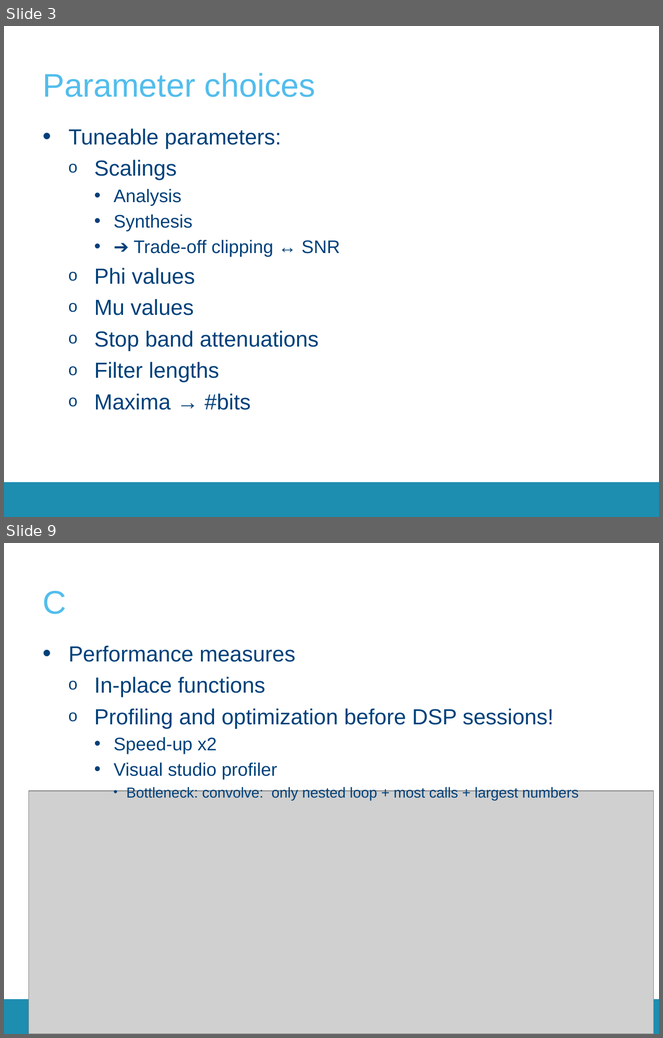
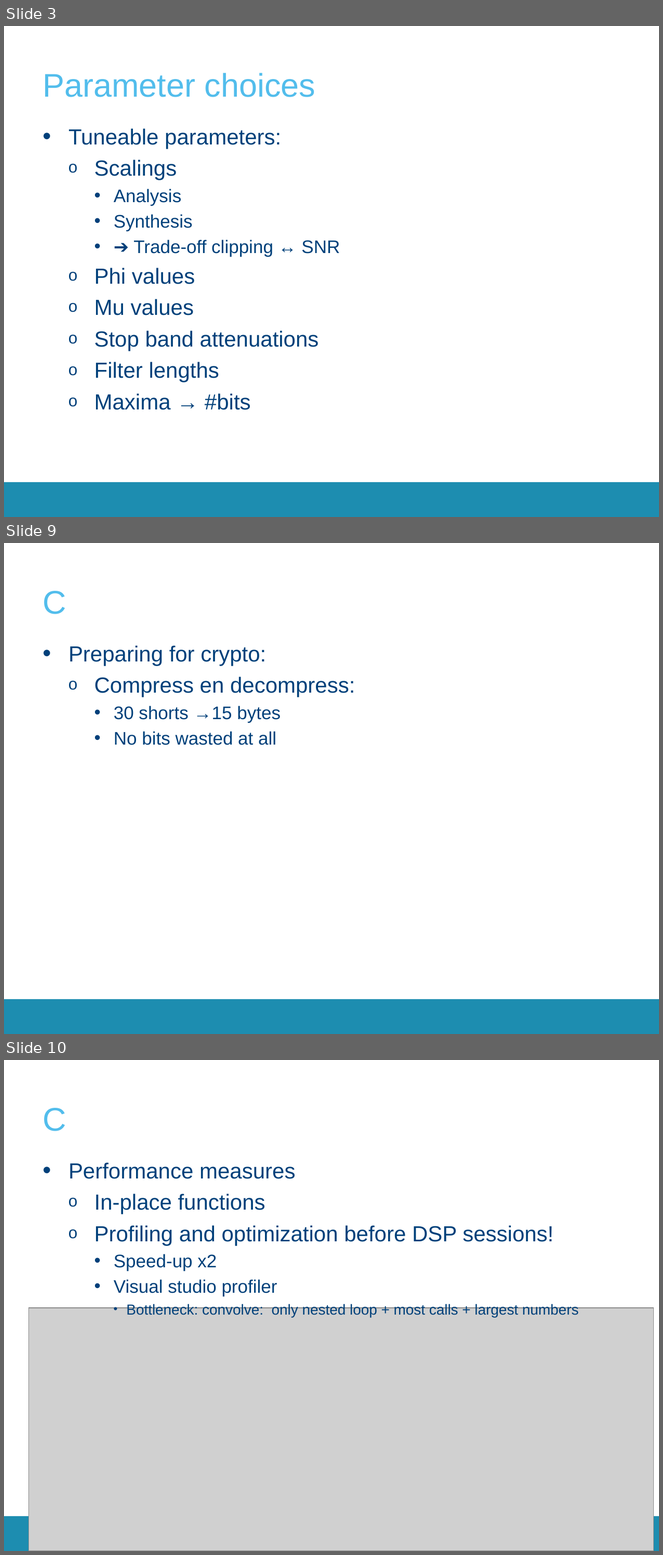
Before and after one commit to SepOwnage/P-O5, a slide deck: Presentatie/Presentation2.pptx. Shown one above the other, each under a label of ours: slides 3 and 9 before the commit, slides 3, 9 and 10 after it; the slides between them are not shown. The pictures are 663x1038 and 663x1555 pixels, drawn with LibreOffice and Linux fonts; fonts in the diff are those of the drawing; grey boxes stand for pictures; background and template pictures are left out. Boxes give left, top, right and bottom in pixels: in the first picture for what was removed or moved away, otherwise in the second. Text is boxed around its words. In the diff, an @@ line names an element or a change of style, - is before the commit and + after.

```diff
--- a/Presentatie/Presentation2.pptx
+++ b/Presentatie/Presentation2.pptx
@@ slide 9 added at (4, 543, 659, 1034), background #FFFFFF; not listed: 1 template element that a slide beside it also shows @@
@@ title added at (42, 591, 66, 614), 36 pt, text #52BDEC @@
+C
@@ text added at (68, 645, 355, 745), 24 pt, text #00407A @@
+• Preparing for crypto:
+  o Compress en decompress:
+    • 30 shorts →15 bytes
+    • No bits wasted at all
@@ what was slide 9 is now slide 10 @@
```
Also in this commit, not shown: 14 slides changed, 1 other slide added, 1 slide removed, 1 other file.
